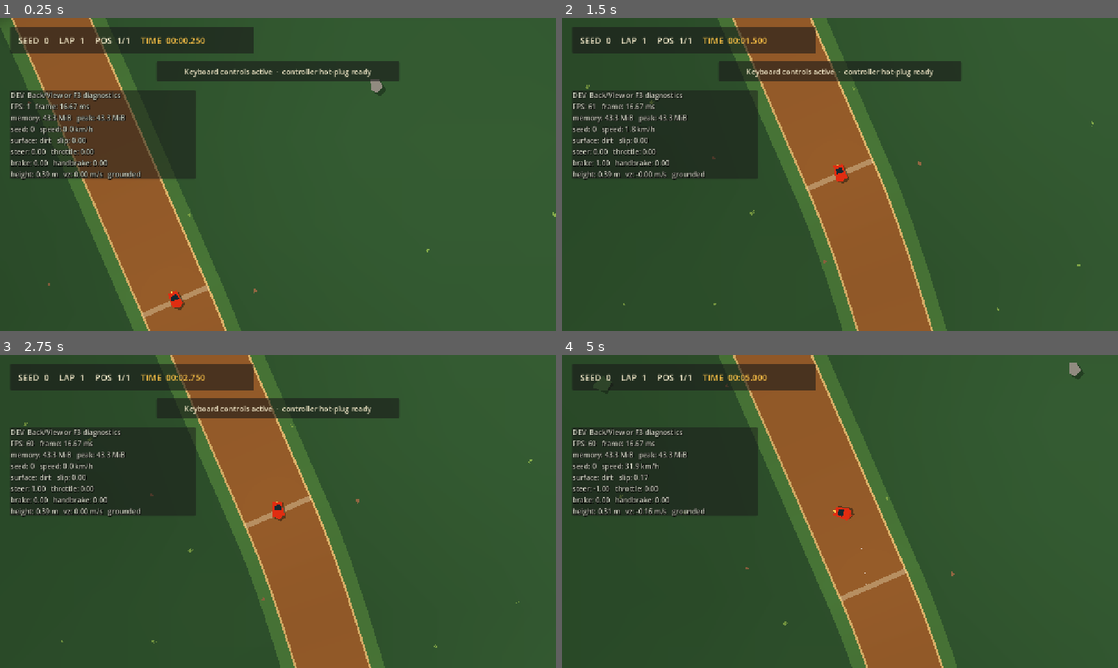
Above: before the commit, frames 1-4 (two rows, left to right).
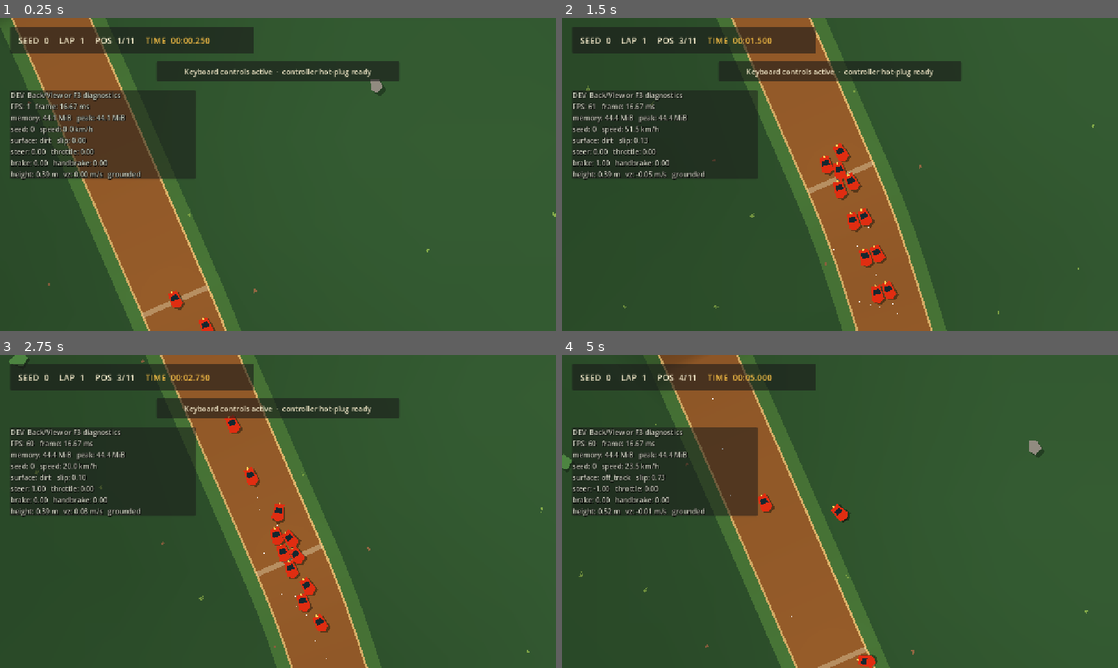
Above: after the commit, the same moments.

Repository: mule/poc-slicksnslide-fest
Game: Godot game, scene res://session/main.tscn
Same seed, same stepped clock (60 frames per second), same inputs: the game is played once before the commit and once after it.
Inputs:
- Up to frame 1 (0.25 s): no input
- Up to frame 2 (1.5 s): tap Enter (confirm) at 0.5 s; hold D (steer_right) 0.53-1.28 s; hold Enter (confirm) 0.53-1.28 s; hold S (brake_reverse) from 1.28 s (still down); tap W (throttle) at 1.35 s
- Up to frame 3 (2.75 s): release S (brake_reverse) at 2.03 s; hold D (steer_right) from 2.03 s (still down); hold Enter (confirm) from 2.03 s (still down)
- Up to frame 4 (5 s): release D (steer_right) at 2.78 s; release Enter (confirm) at 2.78 s; hold Up 2.78-3.53 s; tap W (throttle) at 2.85, 4.35 s; hold Enter (confirm) 3.53-4.28 s; hold A (steer_left) from 3.53 s (still down)

The runs differ from the first frame. In frame 1, 0.3% of the frame differs, in the area x 8-39%, y 6-100%; in frame 2, 2.5%; in frame 3, 8.1%; in frame 4, 32%, in the area x 0-95%, y 0-100%.

Commit message:
feat(session): the shipped game races ten rivals; watched-driving guards
Owner decision: data/default_session_settings.tres sets opponent_count = 10. The code
default in SessionSettings stays 0, so a test that builds SessionSettings.new() spawns
only what it asks for. Launched as the game, the main scene mounts eleven cars and all
ten rivals move.

field_race_test: the stuck, stray and switch-off checks now also require all twenty
rivals to have been watched driving; under an idle field they passed with false
messages because a car is only observed once its driver has sensed.

Co-Authored-By: Claude Opus 5 <noreply@anthropic.com>
Claude-Session: https://claude.ai/code/session_015AivVkyyvcmYSpQWoa7gwt

Diff:
--- a/data/default_session_settings.tres
+++ b/data/default_session_settings.tres
@@ -9,3 +9,4 @@
 stick_deadzone = 0.2
 trigger_deadzone = 0.1
 opponent_mistakes_enabled = true
+opponent_count = 10
--- a/tests/field_race_test.gd
+++ b/tests/field_race_test.gd
@@ -289,9 +289,12 @@
 		var label: String = record.label
 		_check(record.steps_before_first_sense == (1 if record.after_a_step else 0), "%s: %d physics step(s) ran between spawn and the first sense" % [label, record.steps_before_first_sense])
 		_check(record.finished == FULL_FIELD, "FULL FIELD: %s: every one of the twenty rivals laps (%d)" % [label, record.finished])
-		_check(record.worst_slow < _stuck_ticks(), "FULL FIELD: %s: no rival meets the stuck rule (longest slow streak %d of %d ticks)" % [label, record.worst_slow, _stuck_ticks()])
-		_check(record.strayed == 0, "FULL FIELD: %s: no rival leaves the play area or gets lost (%d did)" % [label, record.strayed])
-		_check(record.switched_on == 0 and record.mistakes == 0 and record.planned == 0, "SWITCH OFF: %s: no rival has mistakes on, plans one or logs one (%d on, %d planned, %d logged)" % [label, record.switched_on, record.planned, record.mistakes])
+		# These three are only true of a rival that was watched driving: a car is observed from its
+		# driver's first sensed tick, so an idle field would pass them unobserved.
+		var watched: int = record.watched
+		_check(watched == FULL_FIELD and record.worst_slow < _stuck_ticks(), "FULL FIELD: %s: all %d rivals were watched driving and none meets the stuck rule (%d watched, longest slow streak %d of %d ticks)" % [label, FULL_FIELD, watched, record.worst_slow, _stuck_ticks()])
+		_check(watched == FULL_FIELD and record.strayed == 0, "FULL FIELD: %s: all %d rivals were watched driving and none leaves the play area or gets lost (%d watched, %d strayed)" % [label, FULL_FIELD, watched, record.strayed])
+		_check(watched == FULL_FIELD and record.switched_on == 0 and record.mistakes == 0 and record.planned == 0, "SWITCH OFF: %s: all %d rivals were watched driving and none has mistakes on, plans one or logs one (%d watched, %d on, %d planned, %d logged)" % [label, FULL_FIELD, watched, record.switched_on, record.planned, record.mistakes])
 		_check(is_equal_approx(record.step_delta, TICK), "%s: the session drove at the production step (%.6f s)" % [label, record.step_delta])
 		print("%s: finished %d in %d ticks, order %s, cars touching another before finishing %d, contact ticks %d" % [label, record.finished, record.ticks, record.order, record.touched, record.contact_ticks])
 
@@ -354,7 +357,7 @@
 	var surface := TrackSurfaceMap.new(definition)
 	var record := {
 		"label": label, "after_a_step": after_a_step, "order": [], "finished": 0, "worst_slow": 0, "strayed": 0,
-		"touched": 0, "contact_ticks": 0, "switched_on": 0, "planned": 0, "mistakes": 0, "ticks": 0,
+		"touched": 0, "watched": 0, "contact_ticks": 0, "switched_on": 0, "planned": 0, "mistakes": 0, "ticks": 0,
 		"steps_before_first_sense": -1, "step_delta": 0.0,
 	}
 	var finish: Array[int] = []
@@ -412,6 +415,7 @@
 		var driver: AiDriver = rivals[slot]["driver"]
 		record.finished += int(finish[slot] >= 0)
 		record.strayed += int(strayed[slot])
+		record.watched += int(streams[slot].size() > 0)
 		record.touched += int(first_contact[slot] >= 0)
 		record.switched_on += int(driver.get("mistakes_enabled") == true)
 		record.planned += _driver_int(driver, "mistakes_planned")
